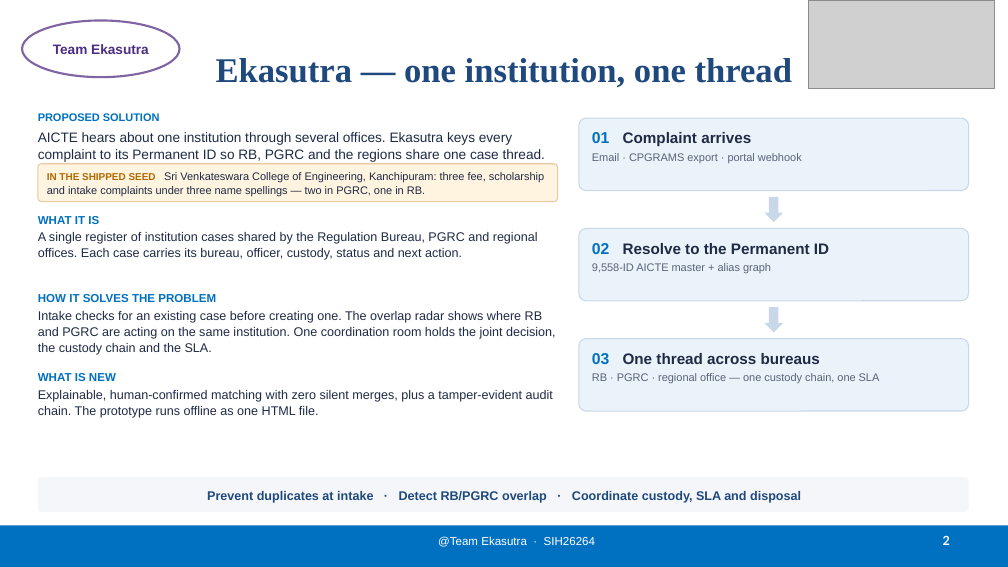
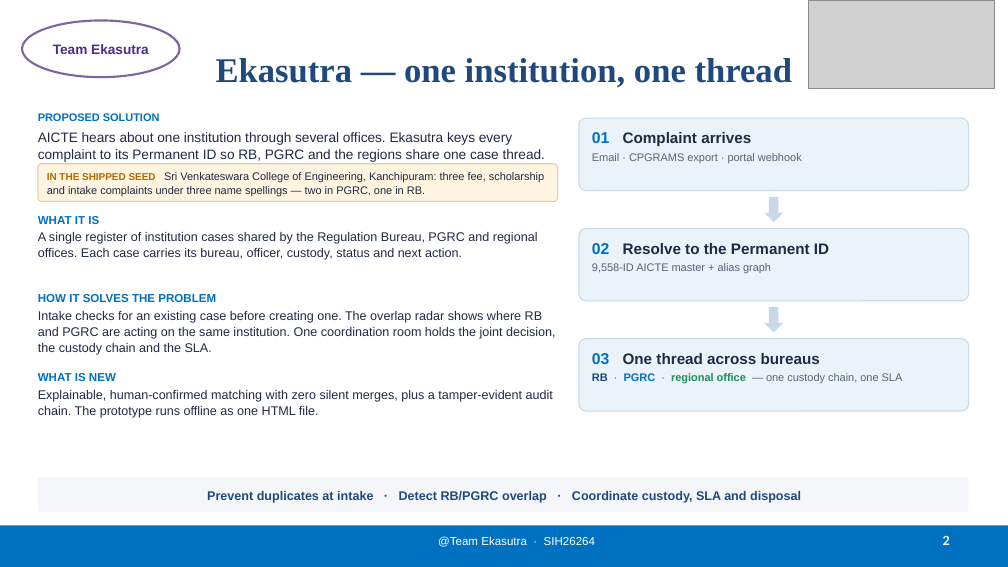
Before and after one commit to jvjerwinece/SIH26264, a slide deck: slide 2 of submission/Ekasutra_SIH2026_SIH26264_Official.pptx. Drawn at 1008x567 pixels with LibreOffice and Linux fonts; fonts in the diff are those of the drawing; grey boxes stand for pictures. Boxes give left, top, right and bottom in pixels: in the first picture for what was removed or moved away, otherwise in the second. Text is boxed around its words. In the diff, an @@ line names an element or a change of style, - is before the commit and + after.

Commit message:
feat: close the visual gap with the winning decks
Page 5 now leads with an eight-row status-quo vs Ekasutra table (red x, green
tick) next to the seed chart, with the modelled officer-days figure flagged as
a model in a footnote. Pages 2, 3 and 5 share one bureau colour system — RB
deep blue, PGRC blue, regional green — and every flow stage on page 3 carries
a glyph. All native shapes and text, no image assets, no new claims; the two
glyphs that failed the first render were swapped and every page re-verified.

```diff
--- a/submission/Ekasutra_SIH2026_SIH26264_Official.pptx
+++ b/submission/Ekasutra_SIH2026_SIH26264_Official.pptx
@@ text in rounded rectangle at box(592, 373, 903, 384): text colour #5A6478 to #1F497D in "RB"; text colour #5A6478 to #0070C0 in "PGRC"; text colour #5A6478 to #1E8E5A in "regional office"; bold on in "RB PGRC regional office" @@
```
Also in this commit, not shown: 2 other slides changed, 7 other files.
